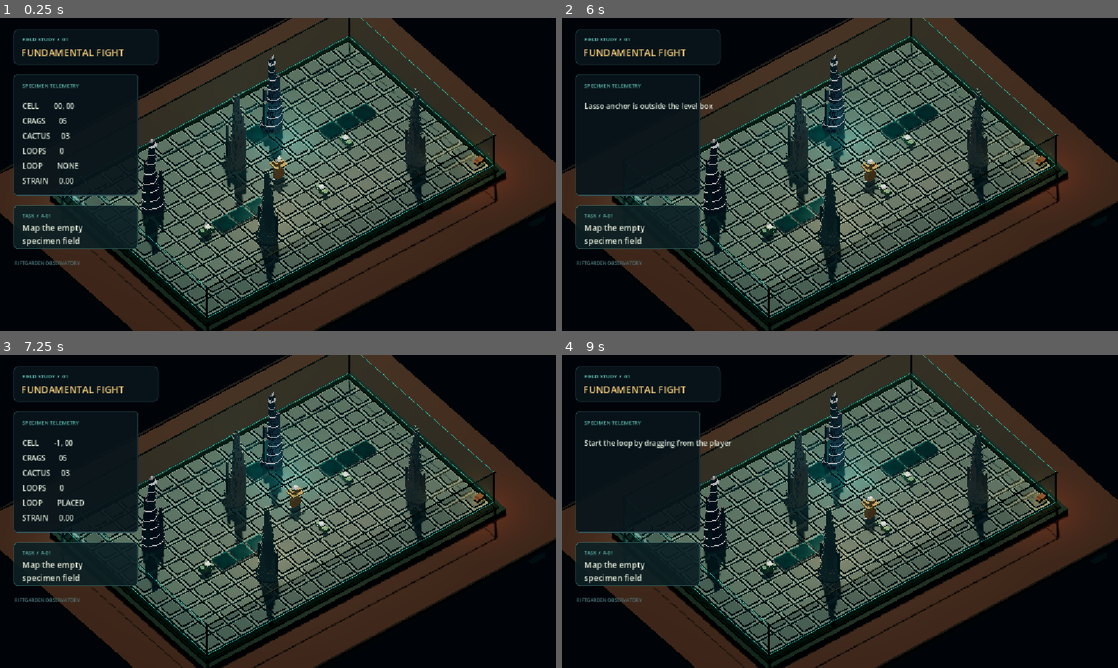
Above: before the commit, frames 1-4 (two rows, left to right).
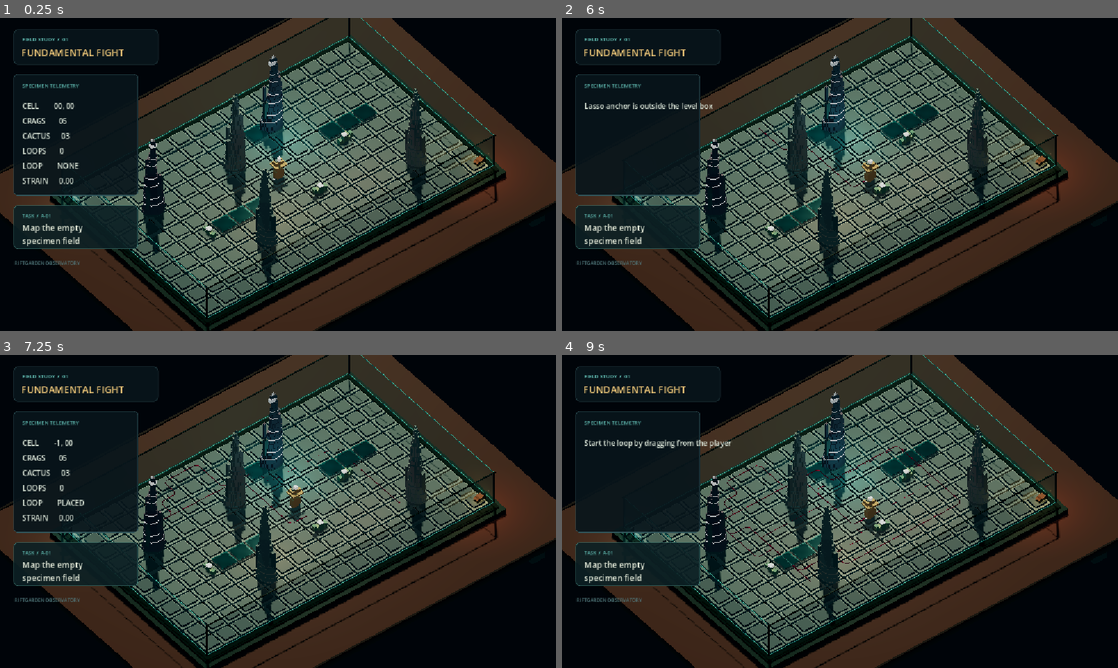
Above: after the commit, the same moments.

Repository: egorys2000/FundamentalFight
Game: Godot game, scene res://scenes/main.tscn
Two runs of this game, one before a commit and one after it. Both use one fixed random seed, a clock stepped at 60 frames per second and the inputs below.
Inputs (mouse positions are in pixels of both pictures, inside the frame that each line leads up to):
- Up to frame 1 (0.25 s): no input
- Up to frame 2 (6 s): tap Enter at 0.5, 2.75 s; move the mouse to (962, 158) at 0.52 s; hold Right (ui_right) 0.53-1.25 s; tap Shift at 0.6, 3.6 s; click (962, 158) at 0.67 s; drag from (728, 190) to (812, 237) at 1.27 s; tap Space at 2, 5 s; move the mouse to (895, 105) at 2.02 s; hold Right (ui_right) 2.03-2.75 s; tap P at 2.1, 5.1 s; drag from (812, 237) to (673, 127) at 2.77 s; move the mouse to (1006, 221) at 3.52 s; hold Left (ui_left) 3.53-4.25 s; drag from (673, 127) to (756, 96) at 4.27 s; move the mouse to (867, 174) at 5.02 s; hold Down (ui_down) 5.03-5.75 s; click (867, 174) at 5.17 s; drag from (756, 96) to (728, 190) at 5.77 s
- Up to frame 3 (7.25 s): move the mouse to (400, 495) at 6.52 s; hold Up (ui_up) from 6.53 s (still down); tap Shift at 6.6 s
- Up to frame 4 (9 s): release Up (ui_up) at 7.25 s; tap Enter at 7.25 s; drag from (728, 527) to (812, 574) at 7.27 s; move the mouse to (895, 442) at 8.02 s; hold Down (ui_down) 8.03-8.75 s; tap P at 8.1 s; drag from (812, 574) to (673, 464) at 8.77 s

The runs differ from the first frame. In frame 1, 1.4% of the frame differs, in the area x 25-77%, y 12-85%; in frame 2, 1.5%; in frame 3, 1.6%; in frame 4, 1.9%.
Error before the commit: Parse Error: Cannot infer the type of "next" variable because the value doesn't have a set type. (res://scripts/core/loop_geometry.gd:56)

Commit message:
Overhaul voxel asset variants and runtime selection
Co-authored-by: Copilot <223556219+Copilot@users.noreply.github.com>

Diff:
--- a/scripts/core/loop_geometry.gd
+++ b/scripts/core/loop_geometry.gd
@@ -53,7 +53,7 @@
 		if current == target:
 			break
 		for direction in directions:
-			var next := current + direction
+			var next: Vector2i = current + direction
 			if abs(next.x) > x_limit or abs(next.y) > z_limit:
 				continue
 			if state.is_obstacle(next) or parent.has(next):
--- a/scripts/main.gd
+++ b/scripts/main.gd
@@ -426,13 +426,19 @@
 	for cell in occupied:
 		var kind: String = occupied[cell]
 		var asset: PackedScene = CRAG_BREAKABLE
-		if kind.begins_with("crag_unbreakable"):
-			asset = CRAG_UNBREAKABLE_SPIRE if variant_rng.randf() > 0.5 else CRAG_UNBREAKABLE
-		elif kind.begins_with("crag"):
-			asset = CRAG_BREAKABLE_SPIRE if variant_rng.randf() > 0.48 else CRAG_BREAKABLE
-		elif kind.begins_with("cactus"):
-			var cactus_variant := variant_rng.randi_range(0, 2)
-			asset = [CACTUS, CACTUS_TWIN, CACTUS_LOW][cactus_variant]
+		match kind:
+			"crag_unbreakable":
+				asset = CRAG_UNBREAKABLE
+			"crag_unbreakable_spire":
+				asset = CRAG_UNBREAKABLE_SPIRE
+			"crag_breakable_spire":
+				asset = CRAG_BREAKABLE_SPIRE
+			"cactus_twin":
+				asset = CACTUS_TWIN
+			"cactus_low":
+				asset = CACTUS_LOW
+			"cactus":
+				asset = CACTUS
 		var root := asset.instantiate() as Node3D
 		root.position = _cell_to_world(cell)
 		root.position.y = GROUND_Y
Binary file changed: assets/generated/crag_breakable.glb
Binary file changed: assets/generated/crag_breakable_spire.glb
Binary file changed: assets/generated/crag_unbreakable.glb
Binary file changed: assets/generated/crag_unbreakable_spire.glb
Binary file changed: assets/generated/voxel_kit_preview.png
Not shown, added: AGENTS.md
Not shown, changed: tools/blender/README.md
Not shown, changed: tools/blender/generate_voxel_assets.py
